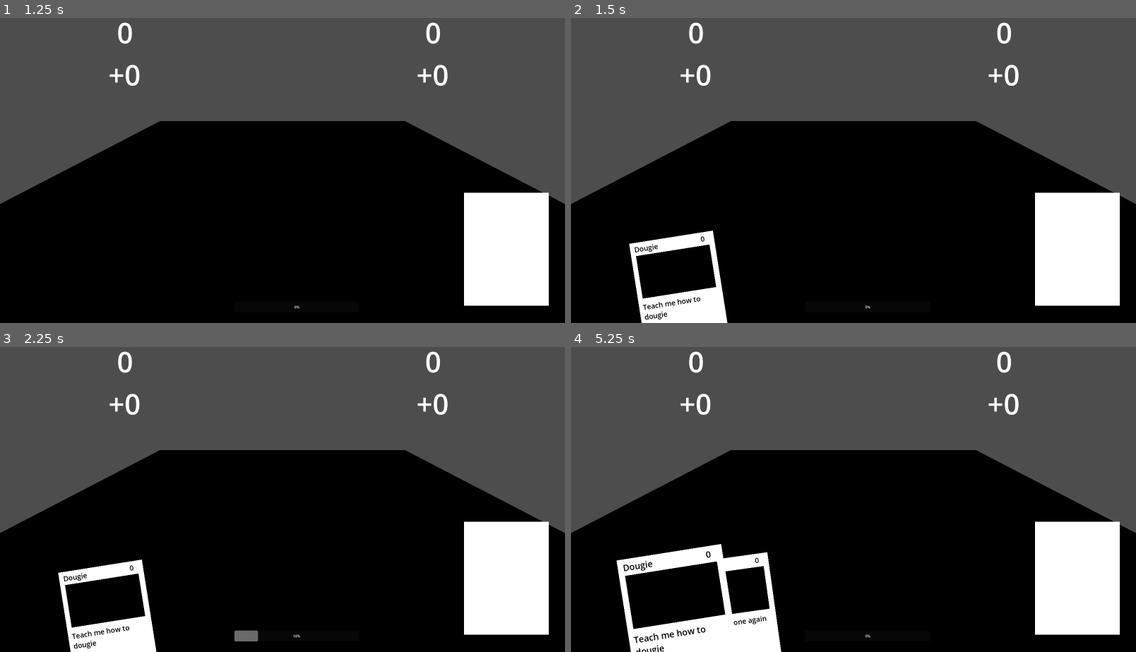
Above: before the commit, frames 1-4 (two rows, left to right).
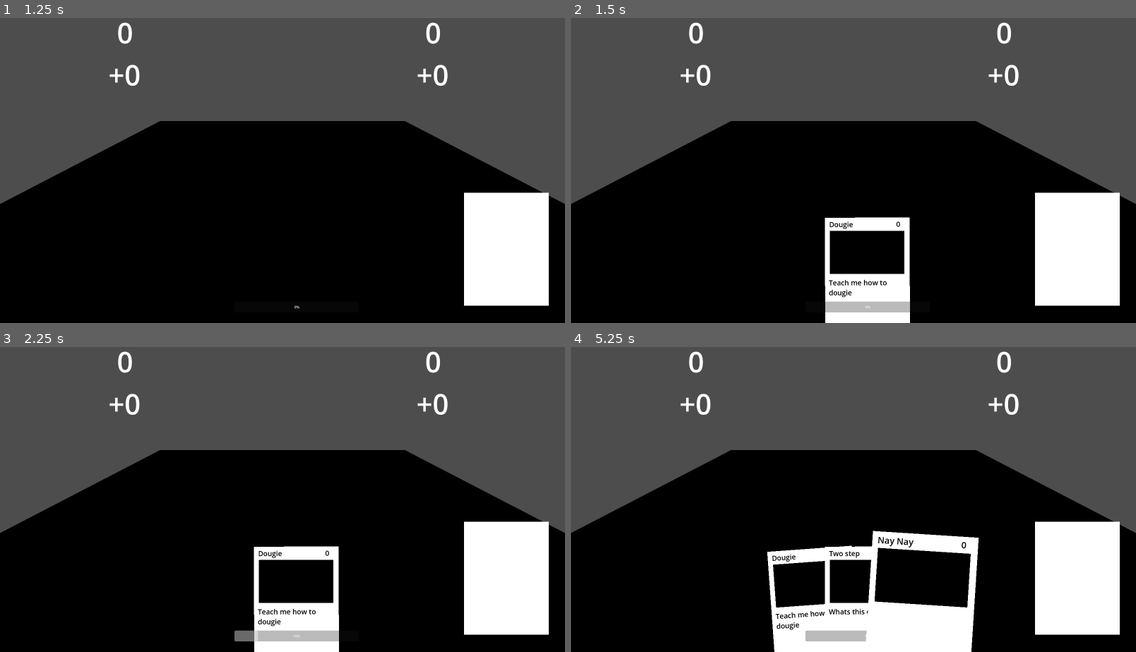
Above: after the commit, the same moments.

Repository: nathankeyt/OneButtonRhythmGame
Game: Godot game, scene res://scenes/test_main.tscn
The game is run twice, just before and just after one commit, with the same random seed, the same clock (stepped at 60 frames per second) and the same inputs.
Inputs (mouse positions are in pixels of both pictures, inside the frame that each line leads up to):
- Up to frame 1 (1.25 s): tap Enter at 0.5 s; move the mouse to (124, 33) at 0.52 s; hold Space (select) from 0.53 s (still down); click (124, 33) at 0.67 s
- Up to frame 2 (1.5 s): move the mouse to (695, 75) at 1.27 s; release Space (select) at 1.28 s; tap E (test) at 1.35 s; click (695, 75) at 1.42 s
- Up to frame 3 (2.25 s): tap Enter at 2 s; move the mouse to (435, 362) at 2.02 s; hold Space (select) from 2.03 s (still down); click (435, 362) at 2.17 s
- Up to frame 4 (5.25 s): move the mouse to (1006, 404) at 2.77 s; release Space (select) at 2.78 s; tap E (test) at 2.85, 4.35 s; click (1006, 404) at 2.92 s; tap Space (select) at 3.5, 5 s; move the mouse to (1023, 542) at 3.52 s; hold Space (select) 3.53-4.28 s; click (1023, 542) at 3.67 s; tap Enter at 4.25 s; move the mouse to (684, 444) at 4.27 s; click (684, 444) at 4.42 s; move the mouse to (881, 493) at 5.02 s; hold Space (select) from 5.03 s (still down); click (881, 493) at 5.17 s

Frame 1 is identical in both runs. In frame 2, 5.8% of the frame differs, in the area x 10-60%, y 65-100%; in frame 3, 5.8%; in frame 4, 13%, in the area x 8-73%, y 60-100%.

Commit message:
fixed card centering

Diff:
--- a/classes/hand_2d.gd
+++ b/classes/hand_2d.gd
@@ -33,13 +33,15 @@
 		else:
 			card_pos = card_pos_arr[i]
 
-		var reverse_index: int = hand_size - 1 - i
-		var curr_card: CardRenderer2D = cards[reverse_index]
-
-		card_pos.progress_ratio = reverse_index * (1.0 / max_hand_size)
 		display_path.add_child(card_pos)
 		display_path.move_child(card_pos, 0)
 
+		var last_index: int = hand_size - 1
+		var curr_card: CardRenderer2D = cards[last_index - i]
+		var increment: float = 1.0 / max_hand_size
+
+		card_pos.progress_ratio = 0.5 + (((last_index / 2.0) - i) * increment)
+		print(curr_card.card.title, " ", card_pos.progress_ratio)
 		curr_card.show()
 		curr_card.reparent(card_pos, false)
 
--- a/scenes/test_main.tscn
+++ b/scenes/test_main.tscn
@@ -33,6 +33,24 @@
 unmodifiable_effects = Array[ExtResource("4_rrtvn")]([])
 midi_track = ""
 
+[sub_resource type="Resource" id="Resource_0l5yq"]
+script = ExtResource("3_ygbk7")
+title = "Nay Nay"
+text = ""
+cost = 0
+modifiable_effects = Array[ExtResource("4_rrtvn")]([])
+unmodifiable_effects = Array[ExtResource("4_rrtvn")]([])
+midi_track = ""
+
+[sub_resource type="Resource" id="Resource_11e8j"]
+script = ExtResource("3_ygbk7")
+title = "Whip"
+text = ""
+cost = 0
+modifiable_effects = Array[ExtResource("4_rrtvn")]([])
+unmodifiable_effects = Array[ExtResource("4_rrtvn")]([])
+midi_track = ""
+
 [node name="TestMain" type="Node2D"]
 
 [node name="DanceFloorContainer" type="SubViewportContainer" parent="."]
@@ -51,7 +69,7 @@
 
 [node name="DefaultDeck" parent="." instance=ExtResource("2_stpix")]
 position = Vector2(2295, 1105)
-cards = Array[ExtResource("3_ygbk7")]([SubResource("Resource_py45q"), SubResource("Resource_1rj1d")])
+cards = Array[ExtResource("3_ygbk7")]([SubResource("Resource_py45q"), SubResource("Resource_1rj1d"), SubResource("Resource_0l5yq"), SubResource("Resource_11e8j")])
 card_renderer_scene = ExtResource("6_xowa6")
 
 [node name="PlayerTotal" parent="." instance=ExtResource("7_aymrh")]
Not shown: 1 places in scenes/test_main.tscn that only renumber resources
